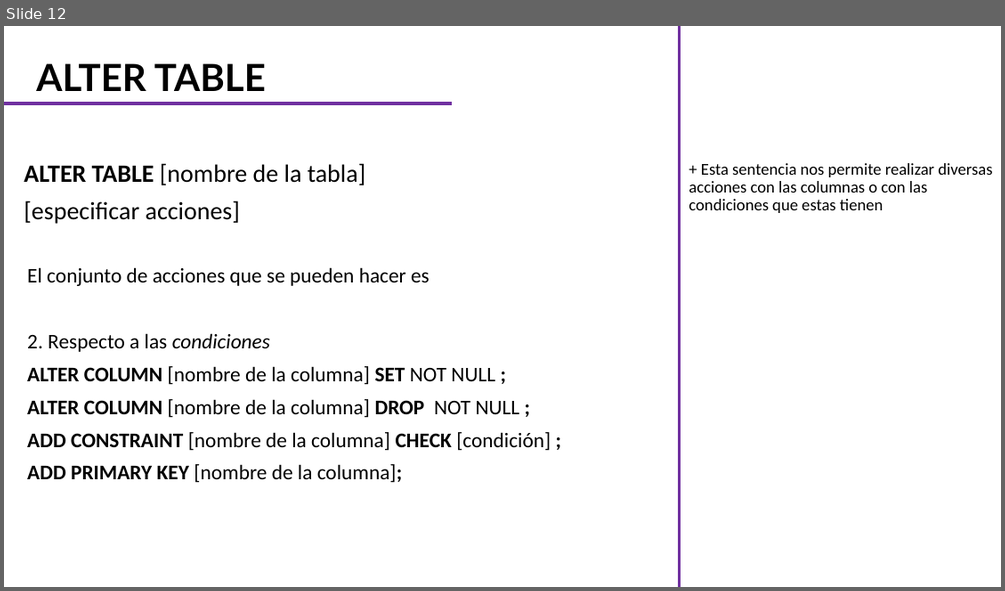
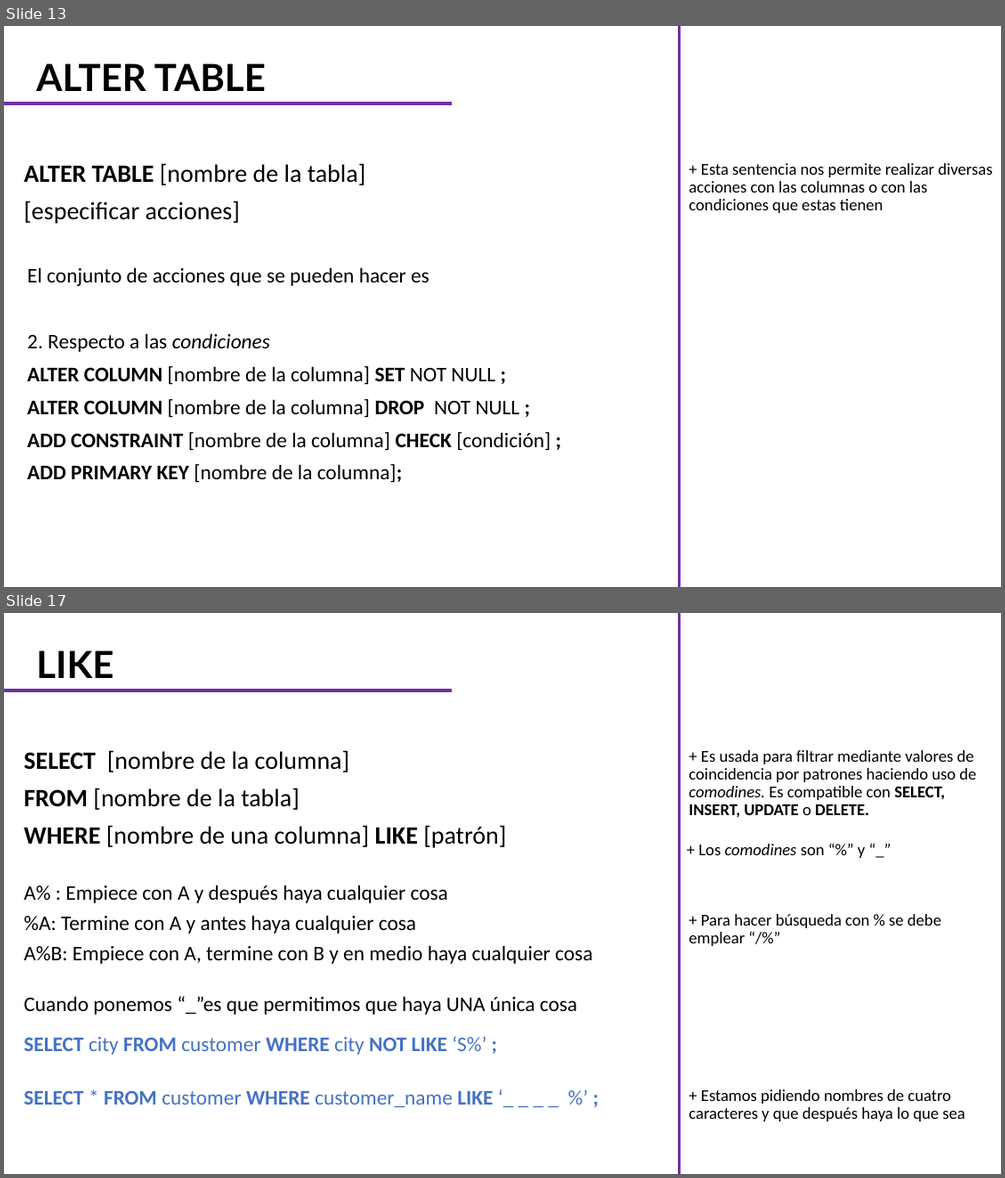
Before and after one commit to CarlosCamposs/Curso-AABD_SQL, a slide deck: Curso AABD-SQL (Notas).pptx. Shown one above the other, each under a label of ours: slide 12 before the commit, slides 13 and 17 after it; the slides between them are not shown. The pictures are 1005x591 and 1005x1178 pixels, drawn with LibreOffice and Linux fonts; fonts in the diff are those of the drawing. Boxes give left, top, right and bottom in pixels: in the first picture for what was removed or moved away, otherwise in the second. Text is boxed around its words. In the diff, an @@ line names an element or a change of style, - is before the commit and + after.

```diff
--- a/Curso AABD-SQL (Notas).pptx
+++ b/Curso AABD-SQL (Notas).pptx
@@ slide 17 added at box(4, 613, 1001, 1174), background #FFFFFF @@
@@ line added from (680, 1174) to (680, 613), #7030A0 3 pt @@
@@ title added at box(36, 650, 113, 678), 36 pt, text #000000, bold @@
+LIKE
@@ line added from (4, 690) to (451, 690), #7030A0 3 pt @@
@@ subtitle added at box(24, 750, 506, 848), 24 pt, text #000000 @@
+SELECT [nombre de la columna]
+FROM [nombre de la tabla]
+WHERE [nombre de una columna] LIKE [patrón]
@@ text added at box(688, 750, 976, 817), 16 pt, text #000000 @@
++ Es usada para filtrar mediante valores de coincidencia por patrones haciendo uso de comodines. Es compatible con SELECT, INSERT, UPDATE o DELETE.
@@ text added at box(698, 844, 865, 858), 16 pt, text #000000 @@
++ Los comodines son “%” y “_”
@@ text added at box(24, 884, 592, 964), 20 pt, text #000000 @@
+A% : Empiece con A y después haya cualquier cosa
+%A: Termine con A y antes haya cualquier cosa
+A%B: Empiece con A, termine con B y en medio haya cualquier cosa
@@ text added at box(688, 914, 941, 946), 16 pt, text #000000 @@
++ Para hacer búsqueda con % se debe emplear “/%”
@@ text added at box(24, 996, 577, 1014), 20 pt, text #000000 @@
+Cuando ponemos “_”es que permitimos que haya UNA única cosa
@@ text added at box(24, 1036, 486, 1054), 20 pt, text #4472C4, bold @@
+SELECT city FROM customer WHERE city NOT LIKE ‘S%’ ;
@@ text added at box(24, 1090, 493, 1107), 20 pt, text #4472C4 @@
+SELECT * FROM customer WHERE customer_name LIKE ‘_ _ _ _ %’ ;
@@ text added at box(688, 1089, 964, 1121), 16 pt, text #000000 @@
++ Estamos pidiendo nombres de cuatro caracteres y que después haya lo que sea
@@ what was slide 12 is now slide 13 @@
```
Also in this commit, not shown: 1 slide changed, 6 other slides added.
